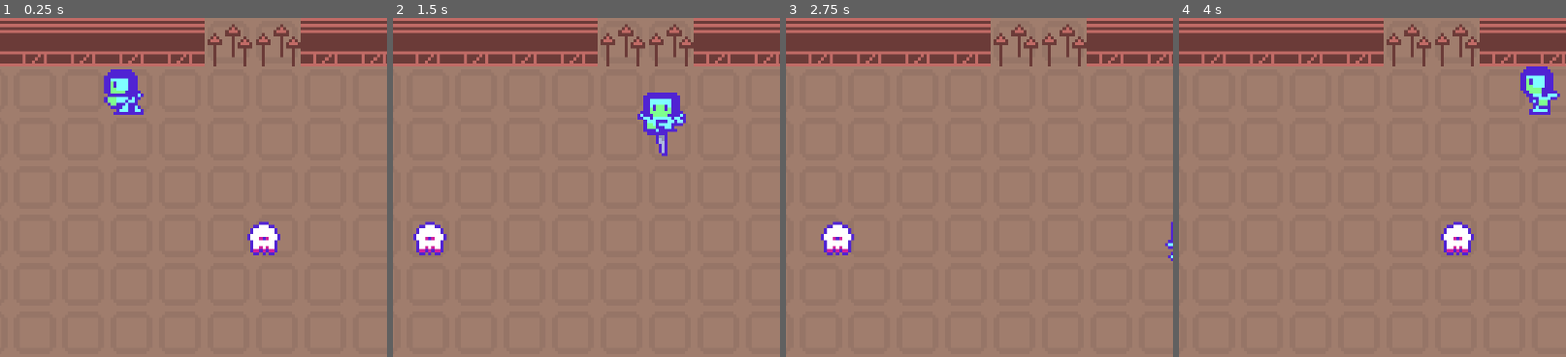
Above: before the commit, frames 1-4 (left to right).
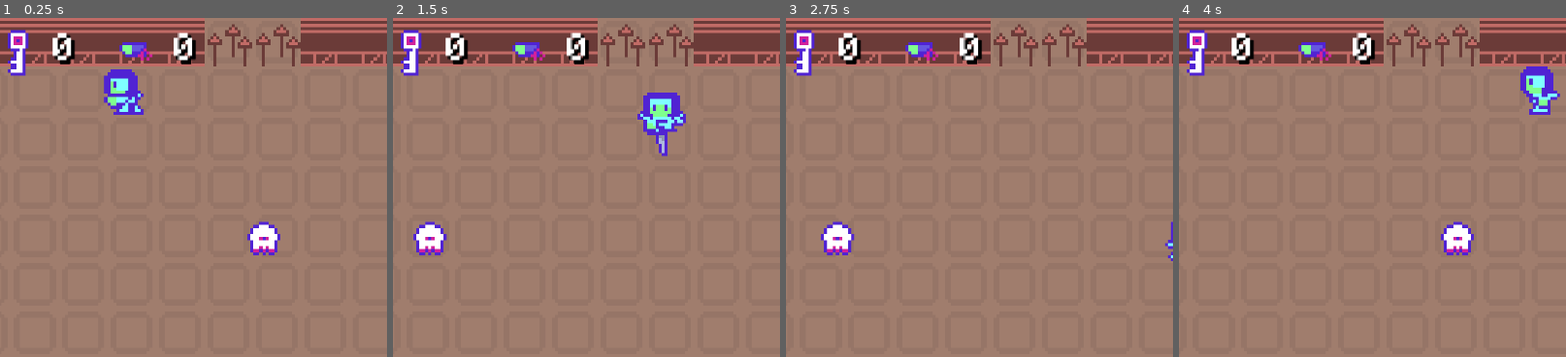
Above: after the commit, the same moments.

Repository: PlasmaDiffusion/ZombieHouse
Game: Godot game, scene res://scenes/levels/level1.tscn
The game is run twice, just before and just after one commit, with the same random seed, the same clock (stepped at 60 frames per second) and the same inputs.
Inputs:
- Up to frame 1 (0.25 s): no input
- Up to frame 2 (1.5 s): hold Right (ui_right) 0.53-1.28 s; tap Z (attack) at 0.6, 1.35 s; hold Down (ui_down) from 1.28 s (still down)
- Up to frame 3 (2.75 s): release Down (ui_down) at 2.03 s; hold Right (ui_right) from 2.03 s (still down); tap Z (attack) at 2.1 s
- Up to frame 4 (4 s): release Right (ui_right) at 2.78 s; hold Up (ui_up) 2.78-3.53 s; tap Z (attack) at 2.85, 3.6 s; hold Left (ui_left) from 3.53 s (still down)
The pictures show only the part of the screen within x 17-67%, y 0-50%; the shares and areas given below are measured in that part.

The runs differ from the first frame. In frame 1, 1.9% of the frame differs, in the area x 2-51%, y 3-18%; in frame 2, 1.9%; in frame 3, 1.9%; in frame 4, 1.9%.

Commit message:
Show collectables on hud

Diff:
--- a/scenes/levels/level1.tscn
+++ b/scenes/levels/level1.tscn
@@ -1,82 +1,15 @@
 [gd_scene format=3 uid="uid://burkguiwjvyqs"]
 
 [ext_resource type="PackedScene" uid="uid://c3nbdarq76agy" path="res://scenes/objects/player.tscn" id="2_4tcl0"]
-[ext_resource type="FontFile" uid="uid://dnfnlkdssp6w4" path="res://assets/fonts/Minecraft.ttf" id="3_1seuy"]
+[ext_resource type="PackedScene" uid="uid://db8cu5743ql4f" path="res://scenes/levels/main_hud.tscn" id="2_dywbp"]
 [ext_resource type="PackedScene" uid="uid://dvhv7q73b0xf5" path="res://scenes/tilesets/house.tscn" id="3_bfxgj"]
 [ext_resource type="Script" uid="uid://clafd7vd65rk5" path="res://scripts/roomController.gd" id="4_room_controller"]
-[ext_resource type="Script" uid="uid://bkr8ctsalica6" path="res://scripts/hud.gd" id="5_hud"]
 [ext_resource type="PackedScene" uid="uid://c6kdynws2lnx3" path="res://scenes/objects/warp.tscn" id="7_2r1tl"]
-[ext_resource type="Script" uid="uid://diy5qlclgsfjw" path="res://scripts/map.gd" id="8_map"]
-[ext_resource type="Script" uid="uid://7mcelq34bdku" path="res://scripts/health_bar.gd" id="9_health_bar"]
 
 [node name="Level1" type="Node2D" unique_id=1145337196]
 script = ExtResource("4_room_controller")
 
-[node name="CanvasLayer" type="CanvasLayer" parent="." unique_id=2031690754]
-
-[node name="HUD" type="Control" parent="CanvasLayer" unique_id=1596769565]
-layout_mode = 3
-anchors_preset = 15
-anchor_right = 1.0
-anchor_bottom = 1.0
-grow_horizontal = 2
-grow_vertical = 2
-mouse_filter = 2
-script = ExtResource("5_hud")
-
-[node name="HealthBar" type="Control" parent="CanvasLayer/HUD" unique_id=721841417]
-anchors_preset = 0
-offset_left = 8.0
-offset_top = 6.0
-offset_right = 33.0
-offset_bottom = 11.0
-mouse_filter = 2
-script = ExtResource("9_health_bar")
-
-[node name="DeathLabel" type="Label" parent="CanvasLayer/HUD" unique_id=763696566]
-visible = false
-layout_mode = 0
-anchor_right = 1.0
-anchor_bottom = 1.0
-grow_horizontal = 2
-grow_vertical = 2
-theme_override_colors/font_shadow_color = Color(0, 0, 0, 1)
-theme_override_constants/shadow_offset_x = 1
-theme_override_constants/shadow_offset_y = 1
-theme_override_fonts/font = ExtResource("3_1seuy")
-theme_override_font_sizes/font_size = 12
-text = "You died
-Restarting in 5 seconds..."
-horizontal_alignment = 1
-vertical_alignment = 1
-
-[node name="WinLabel" type="Label" parent="CanvasLayer/HUD" unique_id=814311670]
-visible = false
-layout_mode = 0
-anchor_right = 1.0
-anchor_bottom = 1.0
-grow_horizontal = 2
-grow_vertical = 2
-theme_override_colors/font_shadow_color = Color(0, 0, 0, 1)
-theme_override_constants/shadow_offset_x = 1
-theme_override_constants/shadow_offset_y = 1
-theme_override_fonts/font = ExtResource("3_1seuy")
-theme_override_font_sizes/font_size = 12
-text = "A Winner Is You!"
-horizontal_alignment = 1
-vertical_alignment = 1
-
-[node name="Map" type="Control" parent="CanvasLayer/HUD" unique_id=1304937535]
-anchors_preset = 0
-anchor_left = 1.0
-anchor_right = 1.0
-offset_left = -33.0
-offset_top = 6.0
-offset_right = -8.0
-offset_bottom = 26.0
-grow_horizontal = 0
-mouse_filter = 2
-script = ExtResource("8_map")
+[node name="CanvasLayer" parent="." unique_id=1740813351 instance=ExtResource("2_dywbp")]
 
 [node name="Player" parent="." unique_id=1316597791 instance=ExtResource("2_4tcl0")]
 position = Vector2(85, 24)
--- a/scenes/levels/level_chest.tscn
+++ b/scenes/levels/level_chest.tscn
@@ -1,82 +1,13 @@
 [gd_scene format=4 uid="uid://xfstofgvmbh"]
 
 [ext_resource type="Script" uid="uid://clafd7vd65rk5" path="res://scripts/roomController.gd" id="1_cq067"]
-[ext_resource type="Script" uid="uid://bkr8ctsalica6" path="res://scripts/hud.gd" id="2_8ntit"]
-[ext_resource type="Script" uid="uid://7mcelq34bdku" path="res://scripts/health_bar.gd" id="3_ioka7"]
-[ext_resource type="FontFile" uid="uid://dnfnlkdssp6w4" path="res://assets/fonts/Minecraft.ttf" id="4_cdar3"]
-[ext_resource type="Script" uid="uid://diy5qlclgsfjw" path="res://scripts/map.gd" id="5_h23aa"]
+[ext_resource type="PackedScene" uid="uid://db8cu5743ql4f" path="res://scenes/levels/main_hud.tscn" id="5_j8qu5"]
 [ext_resource type="PackedScene" uid="uid://c3nbdarq76agy" path="res://scenes/objects/player.tscn" id="6_xbgqr"]
 [ext_resource type="PackedScene" uid="uid://dvhv7q73b0xf5" path="res://scenes/tilesets/house.tscn" id="7_rf17o"]
 [ext_resource type="PackedScene" uid="uid://c6kdynws2lnx3" path="res://scenes/objects/warp.tscn" id="8_3nd6f"]
 
 [node name="Level1" type="Node2D" unique_id=1145337196]
 script = ExtResource("1_cq067")
-
-[node name="CanvasLayer" type="CanvasLayer" parent="." unique_id=2031690754]
-
-[node name="HUD" type="Control" parent="CanvasLayer" unique_id=1596769565]
-layout_mode = 3
-anchors_preset = 15
-anchor_right = 1.0
-anchor_bottom = 1.0
-grow_horizontal = 2
-grow_vertical = 2
-mouse_filter = 2
-script = ExtResource("2_8ntit")
-
-[node name="HealthBar" type="Control" parent="CanvasLayer/HUD" unique_id=721841417]
-anchors_preset = 0
-offset_left = 8.0
-offset_top = 6.0
-offset_right = 33.0
-offset_bottom = 11.0
-mouse_filter = 2
-script = ExtResource("3_ioka7")
-
-[node name="DeathLabel" type="Label" parent="CanvasLayer/HUD" unique_id=763696566]
-visible = false
-layout_mode = 0
-anchor_right = 1.0
-anchor_bottom = 1.0
-grow_horizontal = 2
-grow_vertical = 2
-theme_override_colors/font_shadow_color = Color(0, 0, 0, 1)
-theme_override_constants/shadow_offset_x = 1
-theme_override_constants/shadow_offset_y = 1
-theme_override_fonts/font = ExtResource("4_cdar3")
-theme_override_font_sizes/font_size = 12
-text = "You died
-Restarting in 5 seconds..."
-horizontal_alignment = 1
-vertical_alignment = 1
-
-[node name="WinLabel" type="Label" parent="CanvasLayer/HUD" unique_id=814311670]
-visible = false
-layout_mode = 0
-anchor_right = 1.0
-anchor_bottom = 1.0
-grow_horizontal = 2
-grow_vertical = 2
-theme_override_colors/font_shadow_color = Color(0, 0, 0, 1)
-theme_override_constants/shadow_offset_x = 1
-theme_override_constants/shadow_offset_y = 1
-theme_override_fonts/font = ExtResource("4_cdar3")
-theme_override_font_sizes/font_size = 12
-text = "A Winner Is You!"
-horizontal_alignment = 1
-vertical_alignment = 1
-
-[node name="Map" type="Control" parent="CanvasLayer/HUD" unique_id=1304937535]
-anchors_preset = 0
-anchor_left = 1.0
-anchor_right = 1.0
-offset_left = -33.0
-offset_top = 6.0
-offset_right = -8.0
-offset_bottom = 26.0
-grow_horizontal = 0
-mouse_filter = 2
-script = ExtResource("5_h23aa")
 
 [node name="Player" parent="." unique_id=1316597791 instance=ExtResource("6_xbgqr")]
 position = Vector2(85, 24)
@@ -95,3 +26,5 @@
 
 [node name="WarpU" parent="WarpL" unique_id=295376916 instance=ExtResource("8_3nd6f")]
 position = Vector2(140, -121)
+
+[node name="CanvasLayer2" parent="." unique_id=1740813351 instance=ExtResource("5_j8qu5")]
--- /dev/null
+++ b/scenes/levels/main_hud.tscn
@@ -0,0 +1,121 @@
+[gd_scene format=3 uid="uid://db8cu5743ql4f"]
+
+[ext_resource type="Script" uid="uid://bkr8ctsalica6" path="res://scripts/hud.gd" id="1_4rcp0"]
+[ext_resource type="Script" uid="uid://7mcelq34bdku" path="res://scripts/health_bar.gd" id="2_aq2va"]
+[ext_resource type="FontFile" uid="uid://dnfnlkdssp6w4" path="res://assets/fonts/Minecraft.ttf" id="3_ok54l"]
+[ext_resource type="Script" uid="uid://diy5qlclgsfjw" path="res://scripts/map.gd" id="4_wn2w2"]
+[ext_resource type="Texture2D" uid="uid://1fp85bfaepx4" path="res://assets/images/Key.png" id="5_odnfm"]
+[ext_resource type="Texture2D" uid="uid://c36m10ad8h5d1" path="res://assets/images/ZombieArm.png" id="6_7sg2c"]
+
+[node name="CanvasLayer" type="CanvasLayer" unique_id=1740813351]
+
+[node name="HUD" type="Control" parent="." unique_id=1428302784]
+layout_mode = 3
+anchors_preset = 15
+anchor_right = 1.0
+anchor_bottom = 1.0
+grow_horizontal = 2
+grow_vertical = 2
+mouse_filter = 2
+script = ExtResource("1_4rcp0")
+
+[node name="HealthBar" type="Control" parent="HUD" unique_id=1827423976]
+anchors_preset = 0
+offset_left = 8.0
+offset_top = 6.0
+offset_right = 33.0
+offset_bottom = 11.0
+mouse_filter = 2
+script = ExtResource("2_aq2va")
+
+[node name="DeathLabel" type="Label" parent="HUD" unique_id=1765478288]
+visible = false
+layout_mode = 0
+anchor_right = 1.0
+anchor_bottom = 1.0
+grow_horizontal = 2
+grow_vertical = 2
+theme_override_colors/font_shadow_color = Color(0, 0, 0, 1)
+theme_override_constants/shadow_offset_x = 1
+theme_override_constants/shadow_offset_y = 1
+theme_override_fonts/font = ExtResource("3_ok54l")
+theme_override_font_sizes/font_size = 12
+text = "You died
+Restarting in 5 seconds..."
+horizontal_alignment = 1
+vertical_alignment = 1
+
+[node name="WinLabel" type="Label" parent="HUD" unique_id=1691037860]
+visible = false
+layout_mode = 0
+anchor_right = 1.0
+anchor_bottom = 1.0
+grow_horizontal = 2
+grow_vertical = 2
+theme_override_colors/font_shadow_color = Color(0, 0, 0, 1)
+theme_override_constants/shadow_offset_x = 1
+theme_override_constants/shadow_offset_y = 1
+theme_override_fonts/font = ExtResource("3_ok54l")
+theme_override_font_sizes/font_size = 12
+text = "A Winner Is You!"
+horizontal_alignment = 1
+vertical_alignment = 1
+
+[node name="Map" type="Control" parent="HUD" unique_id=1749937384]
+anchors_preset = 0
+anchor_left = 1.0
+anchor_right = 1.0
+offset_left = -33.0
+offset_top = 6.0
+offset_right = -8.0
+offset_bottom = 26.0
+grow_horizontal = 0
+mouse_filter = 2
+script = ExtResource("4_wn2w2")
+
+[node name="Inventory" type="HBoxContainer" parent="HUD" unique_id=259801687]
+layout_mode = 0
+offset_left = 42.0
+offset_top = 3.0
+offset_right = 134.0
+offset_bottom = 19.0
+mouse_filter = 2
+theme_override_constants/separation = 4
+
+[node name="KeyIcon" type="TextureRect" parent="HUD/Inventory" unique_id=765003992]
+custom_minimum_size = Vector2(16, 16)
+layout_mode = 2
+mouse_filter = 2
+texture = ExtResource("5_odnfm")
+expand_mode = 1
+stretch_mode = 5
+
+[node name="KeyCount" type="Label" parent="HUD/Inventory" unique_id=1513147698]
+custom_minimum_size = Vector2(16, 0)
+layout_mode = 2
+theme_override_colors/font_shadow_color = Color(0, 0, 0, 1)
+theme_override_constants/shadow_offset_x = 1
+theme_override_constants/shadow_offset_y = 1
+theme_override_fonts/font = ExtResource("3_ok54l")
+theme_override_font_sizes/font_size = 12
+text = "0"
+vertical_alignment = 1
+
+[node name="ZombieArmIcon" type="TextureRect" parent="HUD/Inventory" unique_id=1154805464]
+custom_minimum_size = Vector2(16, 16)
+layout_mode = 2
+mouse_filter = 2
+texture = ExtResource("6_7sg2c")
+expand_mode = 1
+stretch_mode = 5
+
+[node name="ZombieArmCount" type="Label" parent="HUD/Inventory" unique_id=982919268]
+custom_minimum_size = Vector2(16, 0)
+layout_mode = 2
+theme_override_colors/font_shadow_color = Color(0, 0, 0, 1)
+theme_override_constants/shadow_offset_x = 1
+theme_override_constants/shadow_offset_y = 1
+theme_override_fonts/font = ExtResource("3_ok54l")
+theme_override_font_sizes/font_size = 12
+text = "0"
+vertical_alignment = 1
--- a/scripts/hud.gd
+++ b/scripts/hud.gd
@@ -4,11 +4,15 @@
 @onready var death_label: Label = $DeathLabel
 @onready var win_label: Label = $WinLabel
 @onready var player = get_node("../../Player")
+@onready var key_count_label: Label = $Inventory/KeyCount
+@onready var zombie_arm_count_label: Label = $Inventory/ZombieArmCount
 
 func _ready() -> void:
 	player.health_changed.connect(_update_health)
 	player.died.connect(_on_player_died)
 	player.won.connect(win)
+	player.inventory_changed.connect(_update_inventory)
+	_update_inventory()
 	_update_health(player.health)
 	death_label.hide()
 	win_label.hide()
@@ -16,6 +20,10 @@
 func _update_health(current_health: float) -> void:
 	health_bar.set_health(current_health, player.maxHealth)
 
+func _update_inventory() -> void:
+	key_count_label.text = str(player.key_count)
+	zombie_arm_count_label.text = str(player.zombie_arm_count)
+
 func _on_player_died() -> void:
 	death_label.show()
 
--- a/scripts/player.gd
+++ b/scripts/player.gd
@@ -3,17 +3,20 @@
 signal health_changed(current_health: float)
 signal died
 signal won
+signal inventory_changed
 
 var key_count: int = 0:
 	set(value):
 		key_count = value
 		if is_node_ready():
 			PlayerState.key_count = value
+			inventory_changed.emit()
 var zombie_arm_count: int = 0:
 	set(value):
 		zombie_arm_count = value
 		if is_node_ready():
 			PlayerState.zombie_arm_count = value
+			inventory_changed.emit()
 
 @export var health: float = 5.0:
 	set(value):
@@ -46,6 +49,7 @@
 	PlayerState.zombie_arm_count = zombie_arm_count
 	PlayerState.initialized = true
 	health_changed.emit(health)
+	inventory_changed.emit()
 	add_to_group("player")
 	# Center the sword root on the sprite while preserving child alignment.
 	var sword_origin := sword_sprite.position
